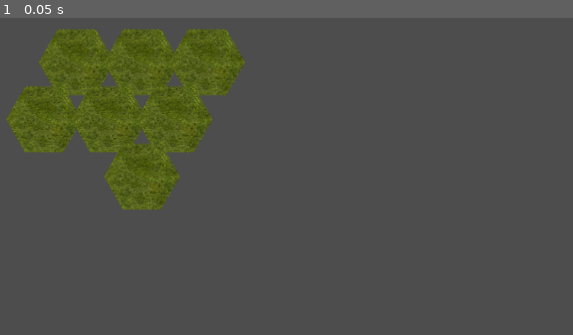
Above: before the commit, frame 1.
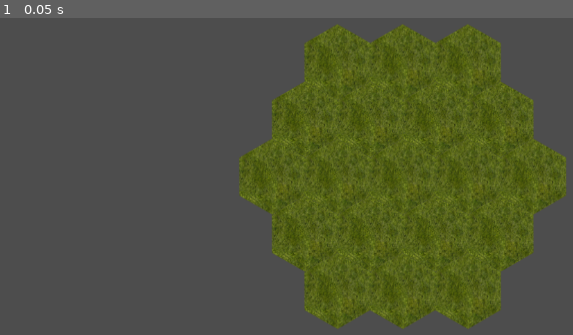
Above: after the commit, the same moment.

Repository: shuhei0916/hex-world
Game: Godot game, scene res://hex_tile_map.tscn
The game is run twice, just before and just after one commit, with the same random seed, the same clock (stepped at 60 frames per second) and the same inputs.
Inputs:
- Up to frame 1 (0.05 s): no input

The runs differ from the first frame. In frame 1, 53% of the frame differs, in the area x 1-99%, y 1-99%.

Commit message:
Modify hex_tile_map.tscn

Diff:
--- a/hex_tile_map.tscn
+++ b/hex_tile_map.tscn
@@ -5,4 +5,4 @@
 [node name="TileMap" type="TileMap"]
 tile_set = ExtResource("1_fl2vb")
 format = 2
-layer_0/tile_data = PackedInt32Array(65540, 0, 0, 65539, 0, 0, 131076, 0, 0, 65541, 0, 0, 131077, 0, 0, 196612, 0, 0, 131075, 0, 0)
+layer_0/tile_data = PackedInt32Array(65543, 0, 65536, 65544, 0, 65536, 65545, 0, 65536, 131081, 0, 65536, 131080, 0, 65536, 131079, 0, 65536, 131082, 0, 65536, 196615, 0, 65536, 196616, 0, 65536, 196617, 0, 65536, 262152, 0, 65536, 262153, 0, 65536, 196614, 0, 65536, 196618, 0, 65536, 262151, 0, 65536, 262154, 0, 65536, 327687, 0, 65536, 327688, 0, 65536, 327689, 0, 65536)
